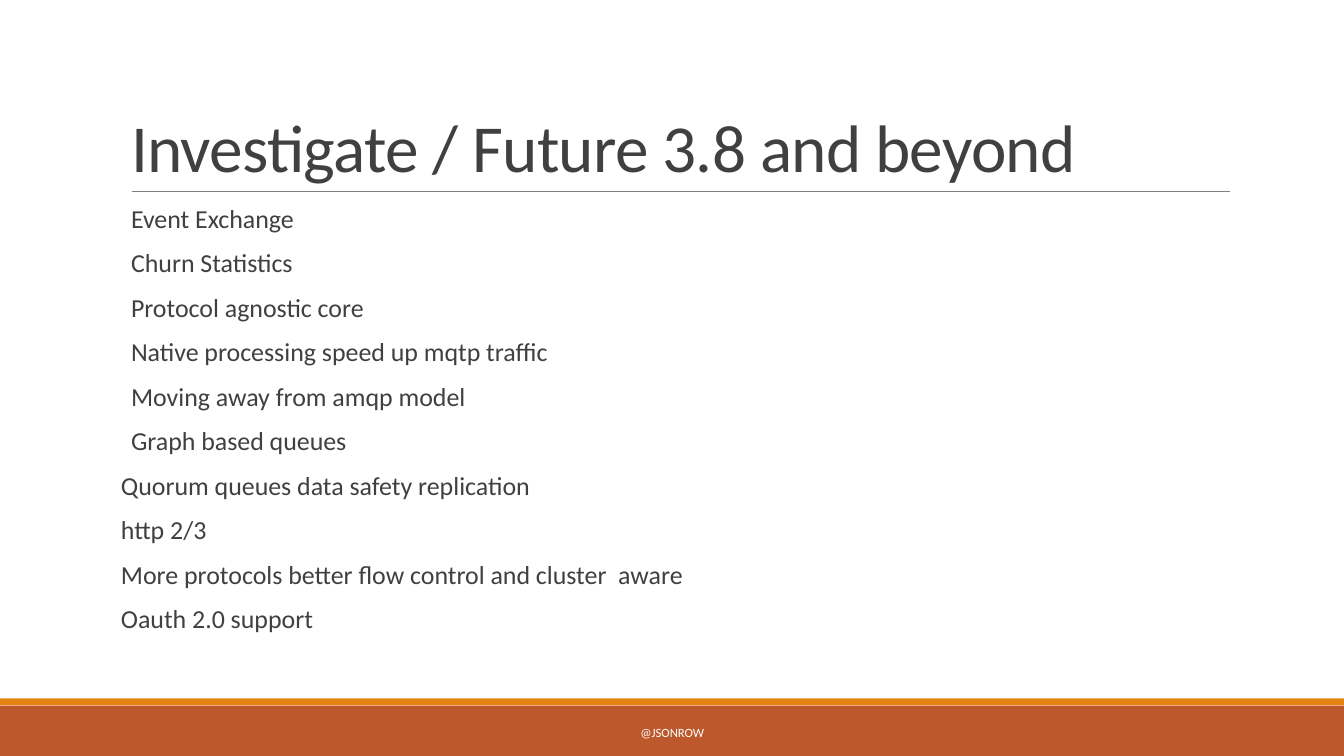
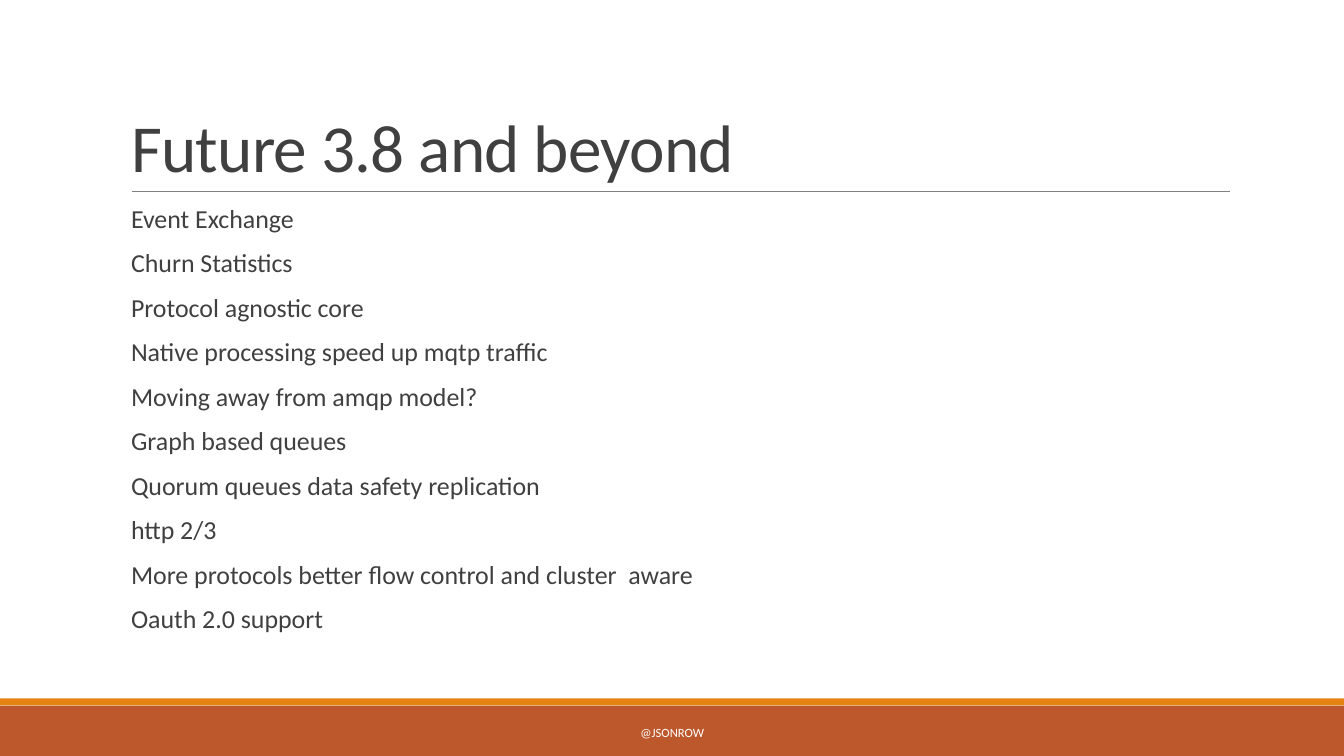
Before and after one commit to JasonRowe/TCCC23, a slide deck: slide 22 of Microservice_plumbing_with_RabbitMQ.pptx (slide 18 before the commit). Drawn at 1344x756 pixels with LibreOffice and Linux fonts; fonts in the diff are those of the drawing. Boxes give left, top, right and bottom in pixels: in the first picture for what was removed or moved away, otherwise in the second. Text is boxed around its words. In the diff, an @@ line names an element or a change of style, - is before the commit and + after.

```diff
--- a/Microservice_plumbing_with_RabbitMQ.pptx
+++ b/Microservice_plumbing_with_RabbitMQ.pptx
@@ title at [131, 125, 734, 183]: text changed @@
-Investigate / Future 3.8 and beyond
+Future 3.8 and beyond
@@ text at [131, 388, 478, 411]: text changed @@
-  Moving away from amqp model
+  Moving away from amqp model?
@@ text at [131, 477, 692, 632]: bullet none to   @@
```
Also in this commit, not shown: 10 other slides changed, 3 slides added, 11 slides removed, 5 other files.
